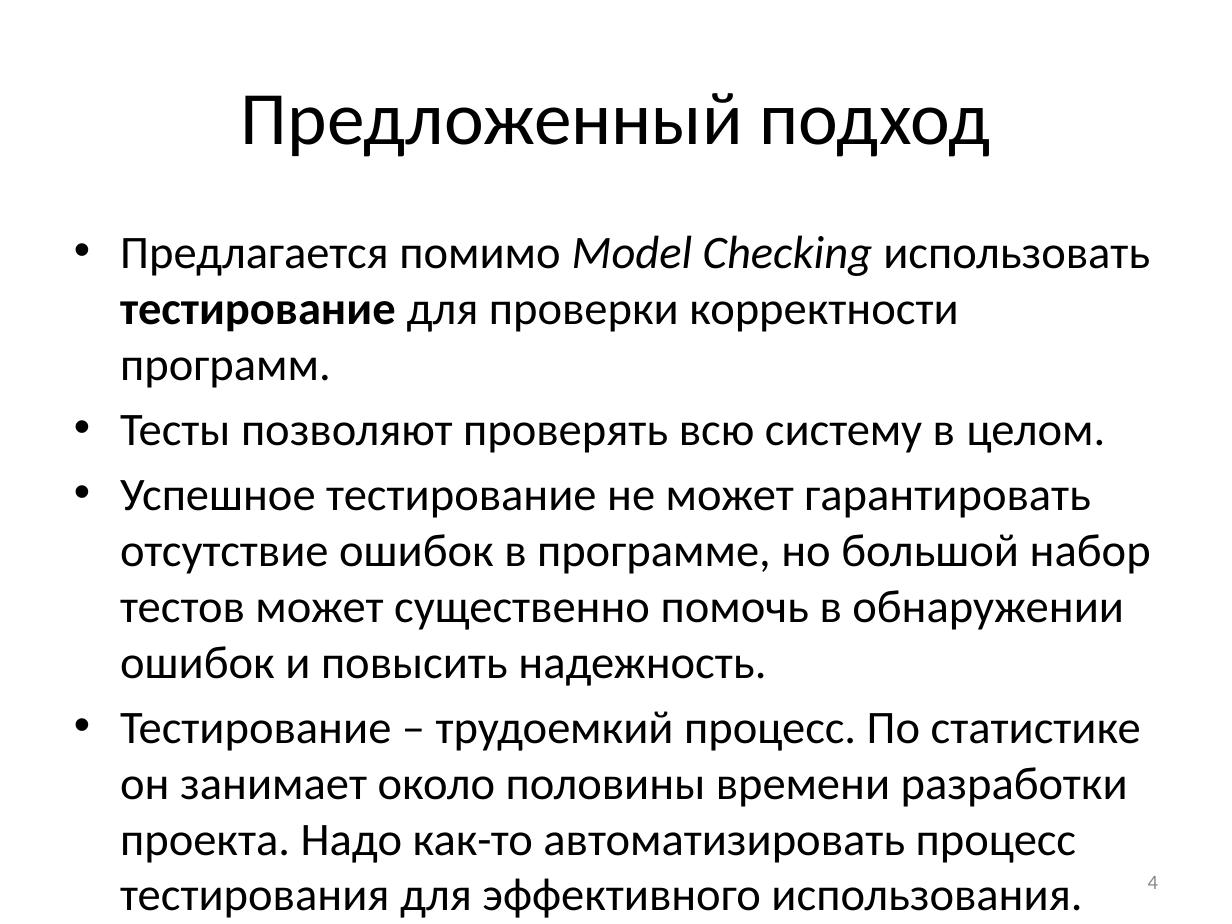
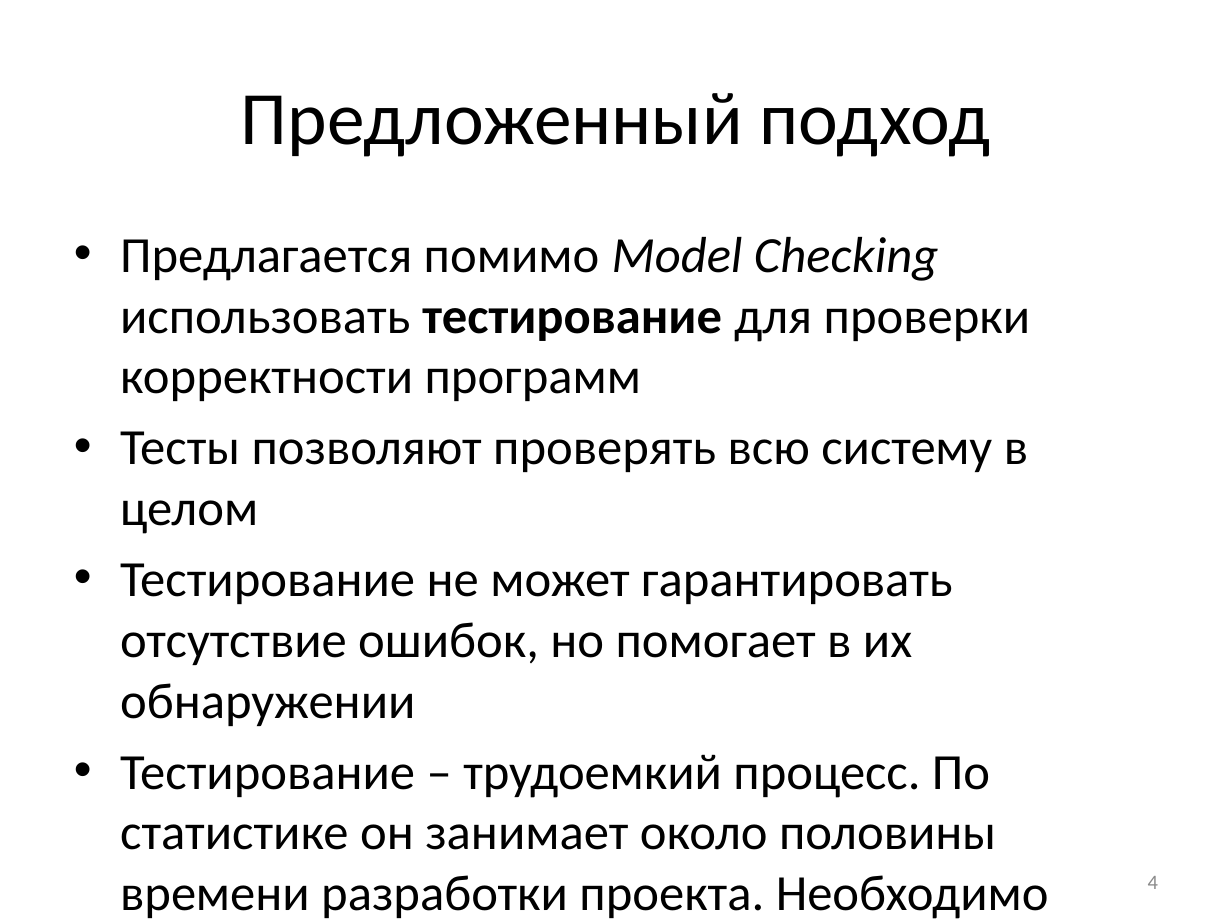
Before and after one commit to nohoper/masters, a slide deck: slide 4 of kmu.pptx. Drawn at 1232x924 pixels with LibreOffice and Linux fonts; fonts in the diff are those of the drawing. Boxes give left, top, right and bottom in pixels: in the first picture for what was removed or moved away, otherwise in the second. Text is boxed around its words. In the diff, an @@ line names an element or a change of style, - is before the commit and + after.

```diff
--- a/kmu.pptx
+++ b/kmu.pptx
@@ text at <box>120,237,1049,919</box>: text changed; size 27.2 to 29.6 pt @@
-• Предлагается помимо Model Checking использовать тестирование для проверки корректности программ.
-• Тесты позволяют проверять всю систему в целом.
-• Успешное тестирование не может гарантировать отсутствие ошибок в программе, но большой набор тестов может существенно помочь в обнаружении ошибок и повысить надежность.
-• Тестирование – трудоемкий процесс. По статистике он занимает около половины времени разработки проекта. Надо как-то автоматизировать процесс тестирования для эффективного использования.
+• Предлагается помимо Model Checking использовать тестирование для проверки корректности программ
+• Тесты позволяют проверять всю систему в целом
+• Тестирование не может гарантировать отсутствие ошибок, но помогает в их обнаружении
+• Тестирование – трудоемкий процесс. По статистике он занимает около половины времени разработки проекта. Необходимо автоматизировать процесс тестирования.
```
Also in this commit, not shown: 19 other slides changed, 2 slides removed.
